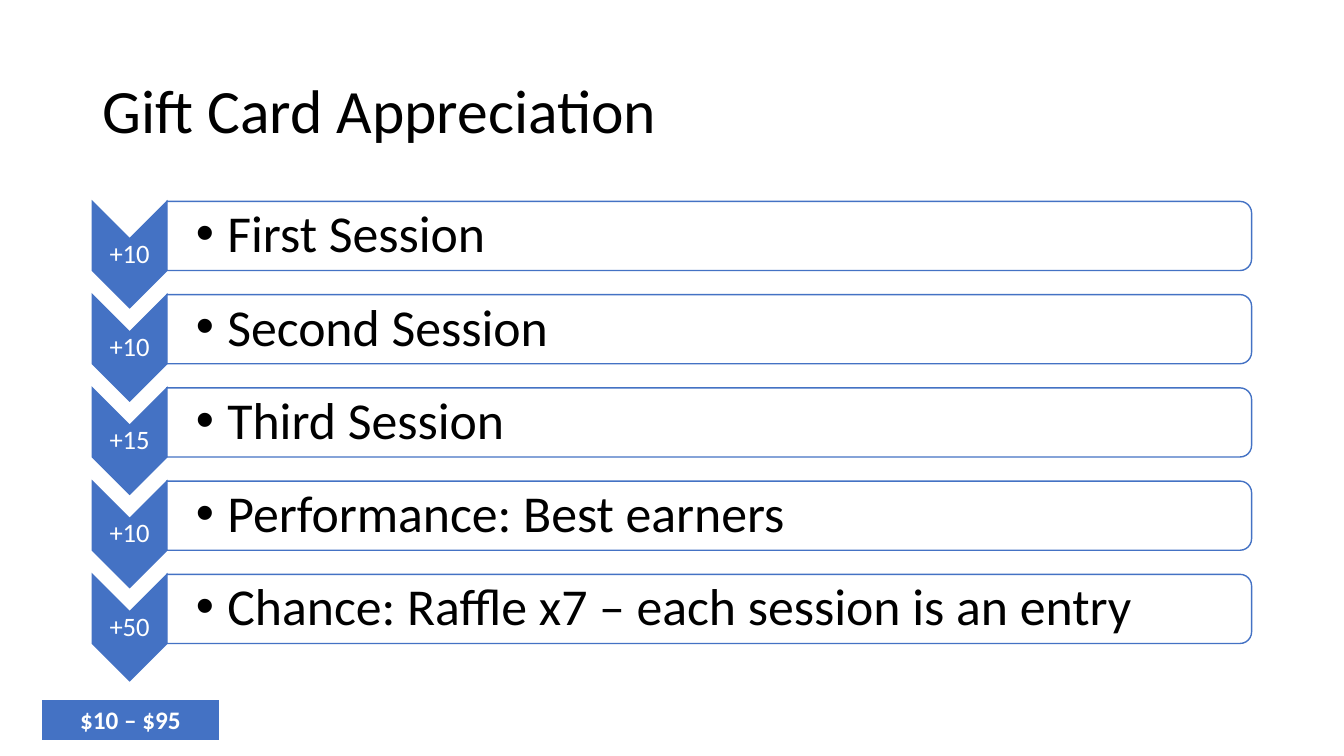
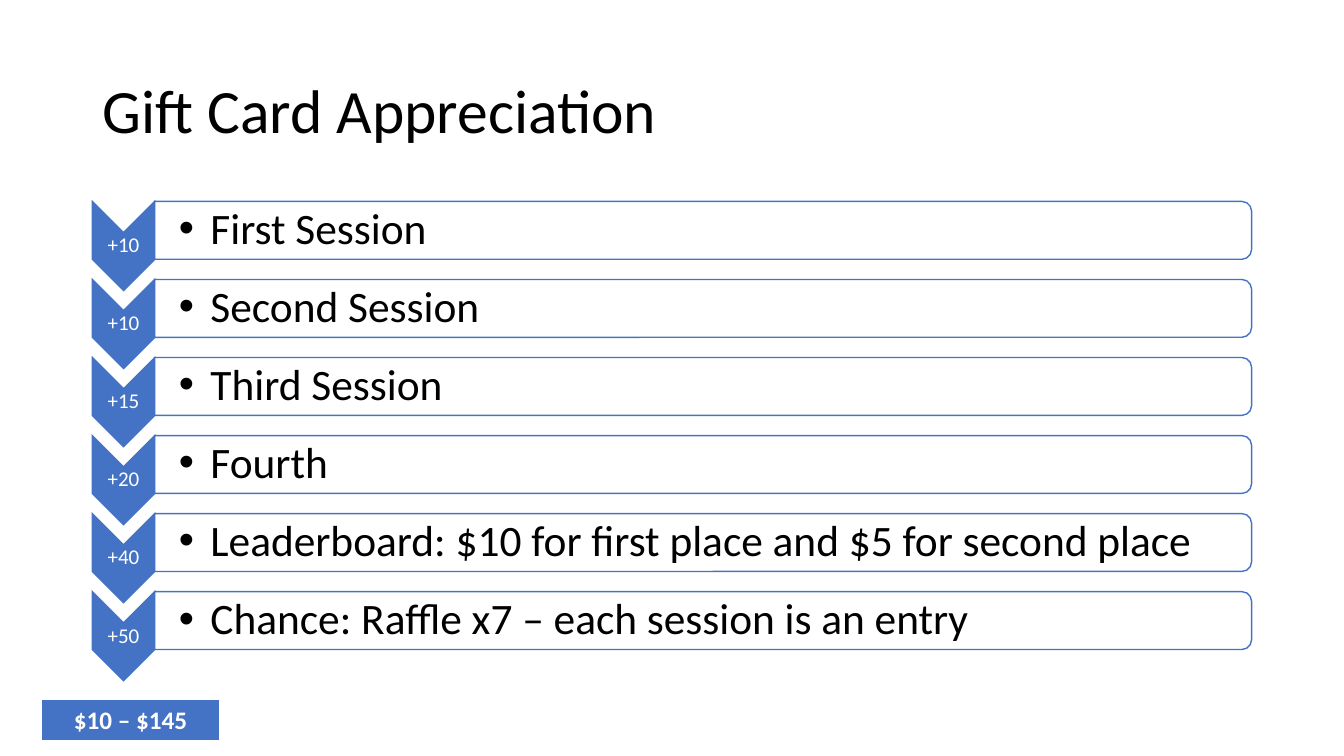
Before and after one commit to GeorgLink/georglink.github.io, a slide deck: slide 72 of study/Tutorial.pptx. Drawn at 1344x756 pixels with LibreOffice and Linux fonts; fonts in the diff are those of the drawing. Boxes give left, top, right and bottom in pixels: in the first picture for what was removed or moved away, otherwise in the second. Text is boxed around its words. In the diff, an @@ line names an element or a change of style, - is before the commit and + after.

Commit message:
update gift card amount

```diff
--- a/study/Tutorial.pptx
+++ b/study/Tutorial.pptx
@@ chevron: place and size @@
-chevron at <box>92,202,167,308</box>
+chevron at <box>92,202,154,290</box>
@@ text "First Session": place and size @@
-text "First Session" at <box>227,216,485,253</box>
+text "First Session" at <box>210,214,426,245</box>
@@ round same rect: place and size @@
-round same rect at <box>167,201,1252,271</box>
+round same rect at <box>155,201,1252,259</box>
@@ chevron: place and size @@
-chevron at <box>92,295,167,401</box>
+chevron at <box>92,280,154,369</box>
@@ text "Second Session": place and size @@
-text "Second Session" at <box>227,310,548,347</box>
+text "Second Session" at <box>210,292,479,323</box>
@@ round same rect: place and size @@
-round same rect at <box>167,295,1252,364</box>
+round same rect at <box>155,280,1252,337</box>
@@ text "+10": place and size @@
-text "+10" at <box>110,339,150,356</box>
+text "+10" at <box>108,316,140,330</box>
@@ round same rect: place and size @@
-round same rect at <box>167,388,1252,457</box>
+round same rect at <box>155,357,1252,415</box>
@@ size 19 to 15 pt; less space between paragraphs in 4 elements at <box>108,629,140,643</box>, <box>108,238,140,252</box>, <box>108,316,140,330</box>, <box>108,394,140,408</box> @@
@@ text "+15": place and size @@
-text "+15" at <box>110,432,150,449</box>
+text "+15" at <box>108,394,140,408</box>
@@ size 37 to 31 pt in 4 elements at <box>210,214,426,245</box>, <box>210,604,968,641</box>, <box>210,292,479,323</box>, <box>210,370,442,401</box> @@
@@ text "Third Session": place and size @@
-text "Third Session" at <box>227,403,504,440</box>
+text "Third Session" at <box>210,370,442,401</box>
@@ chevron: place and size @@
-chevron at <box>92,389,167,495</box>
+chevron at <box>92,436,154,524</box>
@@ text removed at <box>227,496,785,533</box> @@
-  • Performance: Best earners
@@ chevron: place and size @@
-chevron at <box>92,481,167,587</box>
+chevron at <box>92,514,154,603</box>
@@ text removed at <box>110,525,150,542</box> @@
-+10
@@ round same rect: place and size @@
-round same rect at <box>167,481,1252,551</box>
+round same rect at <box>155,514,1252,571</box>
@@ group added at <box>92,358,1252,564</box>: 4 texts, 1 chevron, 1 round same rect @@
++20
+  • Fourth
++40
+  • Leaderboard: $10 for first place and $5 for second place
@@ chevron: place and size @@
-chevron at <box>92,575,167,681</box>
+chevron at <box>92,592,154,681</box>
@@ text "Chance: Raffle x7 – each ...": place and size @@
-text "Chance: Raffle x7 – each ..." at <box>227,589,1131,634</box>
+text "Chance: Raffle x7 – each ..." at <box>210,604,968,641</box>
@@ round same rect: place and size @@
-round same rect at <box>167,574,1252,644</box>
+round same rect at <box>155,592,1252,650</box>
@@ text "+50": place and size @@
-text "+50" at <box>110,619,150,636</box>
+text "+50" at <box>108,629,140,643</box>
@@ text in rectangle at <box>74,712,187,732</box>: text changed @@
-$10 – $95
+$10 – $145
```
Also in this commit, not shown: 4 other slides changed, 4 slides added, 4 slides removed, 1 other file.
